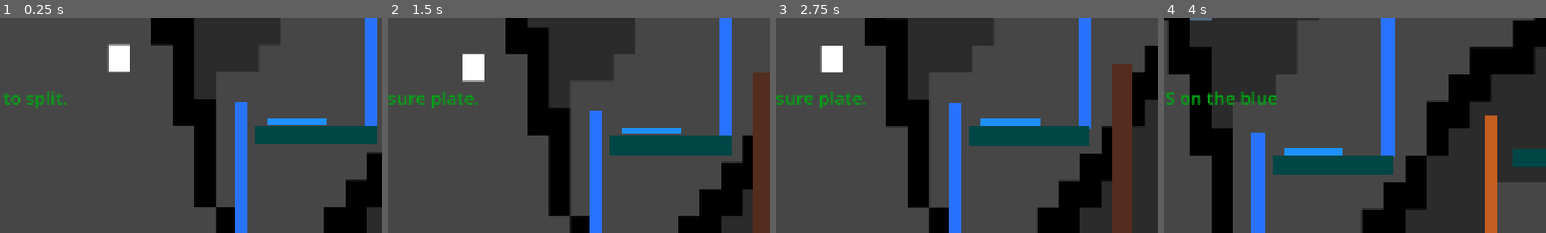
Above: before the commit, frames 1-4 (left to right).
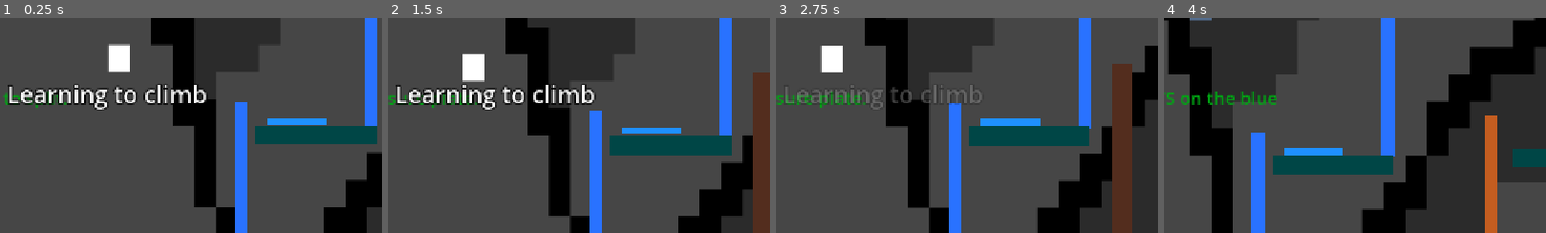
Above: after the commit, the same moments.

Repository: szilveszterbiro7/week4
Game: Godot game, scene res://Scenes/ascent1.tscn
Same seed, same stepped clock (60 frames per second), same inputs: the game is played once before the commit and once after it. This scene is started directly instead of the project's main scene. Sound files missing from this copy of the repository are replaced by a short silence.
Inputs (mouse positions are % of the whole screen's width and height, from its top left):
- Up to frame 1 (0.25 s): no input
- Up to frame 2 (1.5 s): tap F (split) at 0.5, 0.8, 1.35 s; move the mouse to (72, 45) at 0.52 s; hold E (climb) 0.53-1.28 s; hold D (right) from 0.53 s (still down); click (72, 45) at 0.67 s; tap Space (jump) at 0.77 s; move the mouse to (30, 55) at 1.27 s; click (30, 55) at 1.42 s
- Up to frame 3 (2.75 s): tap Space (jump) at 1.52 s; tap E (climb) at 1.55 s; move the mouse to (60, 28) at 2.02 s; release D (right) at 2.03 s; hold A (left) from 2.03 s (still down); tap Tab (change_character) at 2.1 s; click (60, 28) at 2.17 s; tap F (split) at 2.3 s
- Up to frame 4 (4 s): move the mouse to (45, 70) at 2.77 s; release A (left) at 2.78 s; hold D (right) from 2.78 s (still down); tap E (climb) at 2.85 s; click (45, 70) at 2.92 s; tap Space (jump) at 3.02, 3.77 s; move the mouse to (80, 65) at 3.52 s; tap F (split) at 3.6 s; click (80, 65) at 3.67 s
The pictures show only the part of the screen within x 36-86%, y 0-50%; the shares and areas given below are measured in that part.

The runs differ from the first frame. In frame 1, 2.8% of the frame differs, in the area x 2-54%, y 30-44%; in frame 2, 2.9%, in the area x 2-55%, y 30-44%; in frame 3, 1.2%; in frame 4, nothing differs.

Commit message:
Added error message for uniting and level titles now appear

Diff:
--- a/week-4/Scenes/ascent1.tscn
+++ b/week-4/Scenes/ascent1.tscn
@@ -26,6 +26,7 @@
 
 [node name="Ascent1" type="Node2D" unique_id=43157250]
 script = ExtResource("1_45538")
+level_title = "Learning to climb"
 
 [node name="TextureRect" type="TextureRect" parent="." unique_id=693023837]
 offset_left = -833.0
--- a/week-4/Scenes/ascent2.tscn
+++ b/week-4/Scenes/ascent2.tscn
@@ -25,6 +25,7 @@
 
 [node name="Ascent2" type="Node2D" unique_id=43157250]
 script = ExtResource("1_c57ah")
+level_title = "A Mountain between Us"
 
 [node name="TextureRect" type="TextureRect" parent="." unique_id=693023837]
 offset_left = -833.0
--- a/week-4/Scenes/ascent3.tscn
+++ b/week-4/Scenes/ascent3.tscn
@@ -32,6 +32,7 @@
 
 [node name="Ascent3" type="Node2D" unique_id=43157250]
 script = ExtResource("1_30f1a")
+level_title = "No Half Left Behind"
 
 [node name="TextureRect" type="TextureRect" parent="." unique_id=693023837]
 offset_left = -1150.0
--- a/week-4/Scenes/ascent4.tscn
+++ b/week-4/Scenes/ascent4.tscn
@@ -29,6 +29,7 @@
 
 [node name="Ascent4" type="Node2D" unique_id=43157250]
 script = ExtResource("1_cpvod")
+level_title = "Together. Above All!"
 
 [node name="TextureRect" type="TextureRect" parent="." unique_id=693023837]
 offset_left = -1150.0
--- a/week-4/Scenes/ascent_ending.tscn
+++ b/week-4/Scenes/ascent_ending.tscn
@@ -47,6 +47,7 @@
 offset_right = 1045.0
 offset_bottom = 413.0
 theme_override_colors/font_color = Color(0, 1, 1, 1)
+theme_override_colors/font_shadow_color = Color(0, 0, 0, 1)
 theme_override_fonts/font = SubResource("FontVariation_gx7ph")
 theme_override_font_sizes/font_size = 25
 text = "ASCENT COMPLETE\\Two halves. One peak.\\And you managed to climb it!\\Thank you for playing!"
--- a/week-4/Scenes/base_level.gd
+++ b/week-4/Scenes/base_level.gd
@@ -13,10 +13,15 @@
 var split_sound=preload("res://Assets/Sounds/split.mp3")
 var unite_sound=preload("res://Assets/Sounds/unite.mp3")
 var transform_audio:AudioStreamPlayer
+var union_label:Label
+var union_timer:Timer
 
 @export var unite_distance=200
+@export var level_title: String=""
 
 func _ready():
+	if level_title!="":
+		show_level_title()
 	transform_audio=AudioStreamPlayer.new()
 	transform_audio.volume_db=-12
 	add_child(transform_audio)
@@ -31,6 +36,27 @@
 	clone2.get_node("CollisionShape2D").set_deferred("disabled", true)
 	update_camera()
 	add_child(preload("res://Scenes/pause_menu.tscn").instantiate())
+	var message_layer=CanvasLayer.new()
+	message_layer.layer=40
+	add_child(message_layer)
+	union_label=Label.new()
+	message_layer.add_child(union_label)
+	union_label.set_anchors_and_offsets_preset(Control.PRESET_BOTTOM_WIDE)
+	union_label.offset_top=-100
+	union_label.offset_bottom=-40
+	union_label.horizontal_alignment=HORIZONTAL_ALIGNMENT_CENTER
+	union_label.vertical_alignment=VERTICAL_ALIGNMENT_CENTER
+	union_label.mouse_filter=Control.MOUSE_FILTER_IGNORE
+	union_label.add_theme_font_size_override("font_size",26)
+	union_label.add_theme_color_override("font_color", Color.WHITE)
+	union_label.add_theme_color_override("font_outline_color", Color.BLACK)
+	union_label.add_theme_constant_override("outline_size",6)
+	union_label.hide()
+	union_timer=Timer.new()
+	union_timer.one_shot=true
+	union_timer.wait_time=2
+	add_child(union_timer)
+	union_timer.timeout.connect(union_label.hide)
 func _physics_process(_delta):
 	if Input.is_action_just_pressed("restart"):
 		get_tree().reload_current_scene()
@@ -73,13 +99,15 @@
 	update_camera()
 func try_unite():
 	var distance=clone1.global_position.distance_to(clone2.global_position)
-	if distance<=unite_distance:
-		if can_unite():
-			unite()
-		else:
-			print("An obstacle is blocking the reunion!")
-	else:
-		print("Clones are too far apart!")
+	if distance>unite_distance:
+		show_union_message("Too far apart to unite!")
+		return
+	if not can_unite():
+		show_union_message("An obstacle is blocking reunion!")
+		return
+	union_label.hide()
+	union_timer.stop()
+	unite()
 func unite():
 	play_transform_sound(unite_sound)
 	clone1.stop_climbsound()
@@ -120,3 +148,27 @@
 func play_transform_sound(sound:AudioStream):
 	transform_audio.stream=sound
 	transform_audio.play()
+func show_union_message(message:String):
+	union_label.text=message
+	union_label.show()
+	union_timer.start()
+func show_level_title():
+	var title_layer=CanvasLayer.new()
+	title_layer.layer=35
+	add_child(title_layer)
+	var title_label=Label.new()
+	title_layer.add_child(title_label)
+	title_label.text=level_title
+	title_label.horizontal_alignment=HORIZONTAL_ALIGNMENT_CENTER
+	title_label.mouse_filter=Control.MOUSE_FILTER_IGNORE
+	title_label.set_anchors_and_offsets_preset(Control.PRESET_TOP_WIDE)
+	title_label.offset_top=100
+	title_label.offset_bottom=170
+	title_label.add_theme_font_size_override("font_size", 40)
+	title_label.add_theme_color_override("font_color",Color.WHITE)
+	title_label.add_theme_color_override("font_outline_color", Color.BLACK)
+	title_label.add_theme_constant_override("outline_size", 8)
+	var tween=create_tween()
+	tween.tween_interval(2)
+	tween.tween_property(title_label, "modulate:a", 0, 1)
+	tween.tween_callback(title_layer.queue_free)
--- a/week-4/Scenes/final_screen.tscn
+++ b/week-4/Scenes/final_screen.tscn
@@ -46,8 +46,9 @@
 offset_right = 1016.0
 offset_bottom = 178.0
 theme_override_colors/font_color = Color(0.30588236, 1, 1, 1)
+theme_override_colors/font_shadow_color = Color(0, 0, 0, 1)
 theme_override_fonts/font = SubResource("FontVariation_gx7ph")
 theme_override_font_sizes/font_size = 25
-text = "GAME COMPLETE\\You mastered the art of splitting yourself.\\Thank you for playing!"
+text = "GAME COMPLETE\\\\You mastered the art of splitting yourself.\\Thank you for playing!"
 horizontal_alignment = 1
 paragraph_separator = "\\"
--- a/week-4/Scenes/level1.tscn
+++ b/week-4/Scenes/level1.tscn
@@ -22,6 +22,7 @@
 
 [node name="Level1" type="Node2D" unique_id=43157250]
 script = ExtResource("1_lyd6k")
+level_title = "First splits"
 
 [node name="TextureRect" type="TextureRect" parent="." unique_id=1351292265]
 offset_left = -900.0
--- a/week-4/Scenes/level2.tscn
+++ b/week-4/Scenes/level2.tscn
@@ -22,6 +22,7 @@
 
 [node name="Level2" type="Node2D" unique_id=43157250]
 script = ExtResource("1_lgosu")
+level_title = "Separate ways"
 
 [node name="TextureRect" type="TextureRect" parent="." unique_id=255442995]
 offset_left = -1783.0
--- a/week-4/Scenes/level3.tscn
+++ b/week-4/Scenes/level3.tscn
@@ -28,6 +28,7 @@
 
 [node name="Level3" type="Node2D" unique_id=43157250]
 script = ExtResource("1_qrg6c")
+level_title = "Divided by Color"
 
 [node name="TextureRect" type="TextureRect" parent="." unique_id=225827625]
 offset_left = -1905.0
--- a/week-4/Scenes/level4.tscn
+++ b/week-4/Scenes/level4.tscn
@@ -29,6 +29,7 @@
 
 [node name="Level1" type="Node2D" unique_id=43157250]
 script = ExtResource("1_adi6q")
+level_title = "Against the Clock"
 
 [node name="TextureRect" type="TextureRect" parent="." unique_id=354008618]
 offset_left = -2680.0
--- a/week-4/Scenes/tutorial.tscn
+++ b/week-4/Scenes/tutorial.tscn
@@ -20,6 +20,7 @@
 
 [node name="Tutorial" type="Node2D" unique_id=43157250]
 script = ExtResource("1_on4kn")
+level_title = "Tutorial "
 
 [node name="TextureRect" type="TextureRect" parent="." unique_id=2067702769]
 offset_left = -737.0
